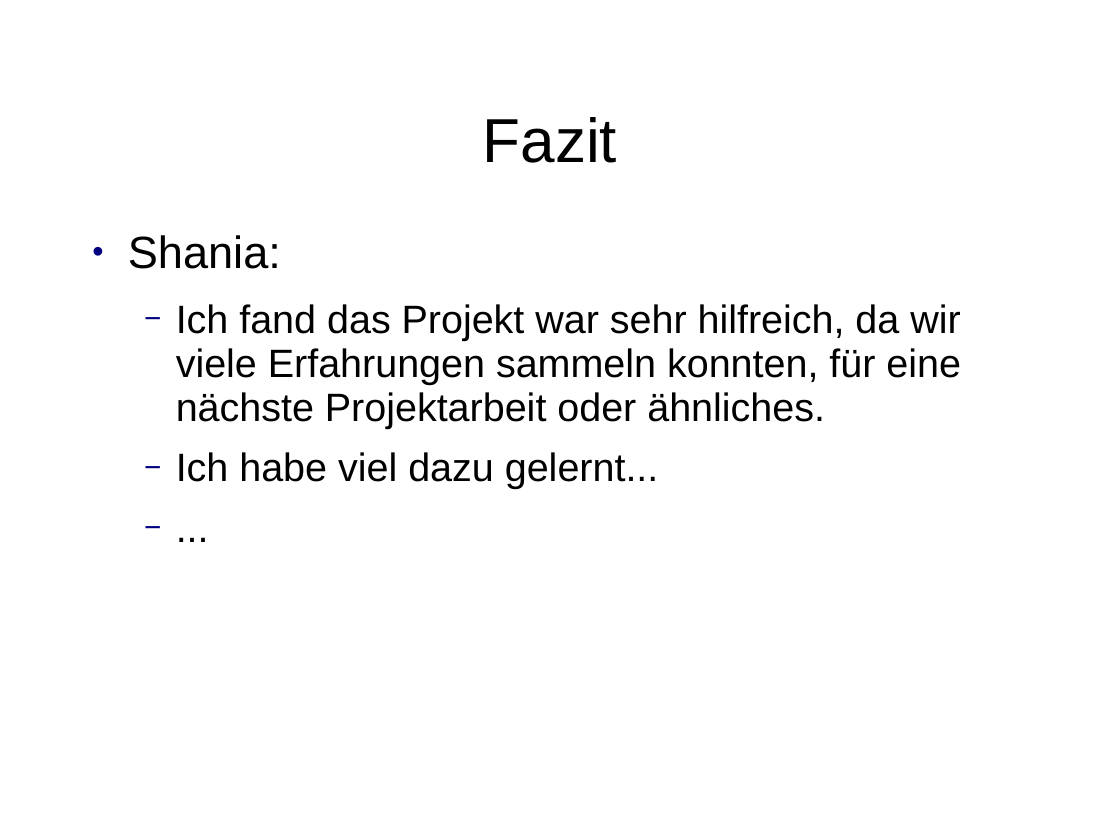
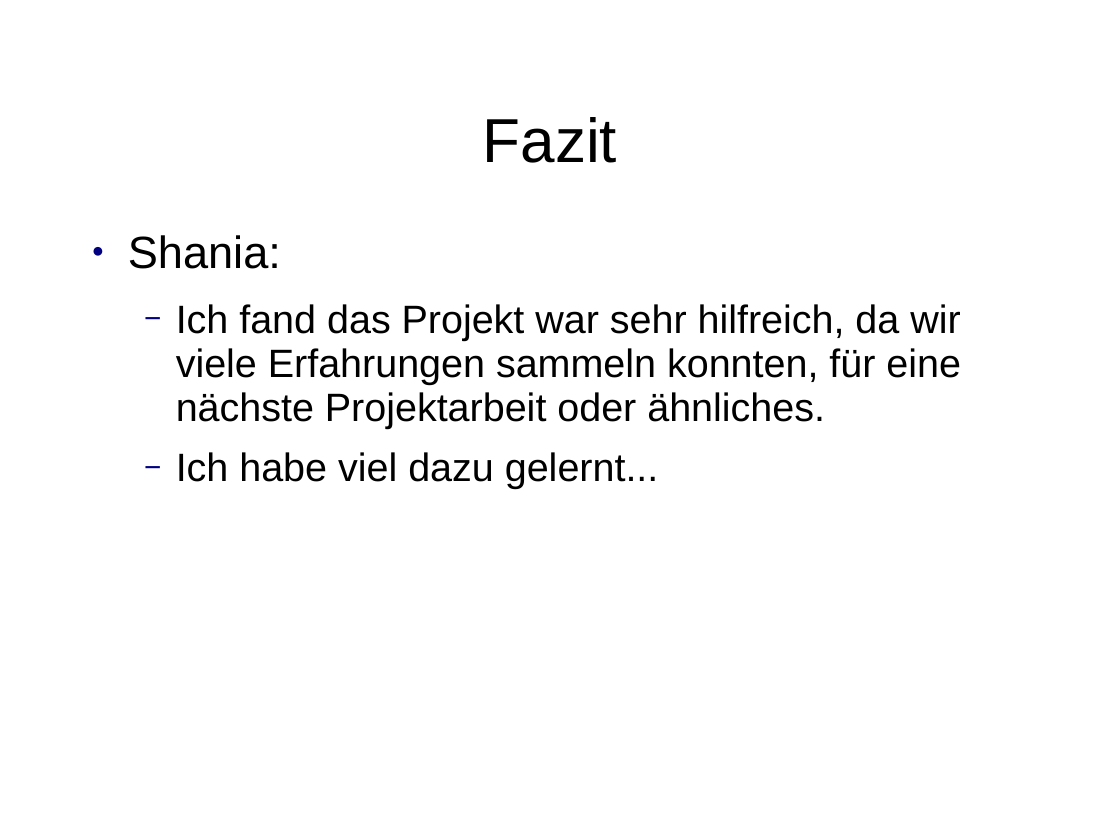
Before and after one commit to ShaniaAllhusen/Mittelstufenprojekt, a slide deck: slide 26 of Projekt-Präsentation.ppt. Drawn at 1120x840 pixels with LibreOffice and Linux fonts; fonts in the diff are those of the drawing. Boxes give left, top, right and bottom in pixels: in the first picture for what was removed or moved away, otherwise in the second. Text is boxed around its words. In the diff, an @@ line names an element or a change of style, - is before the commit and + after.

```diff
--- a/Projekt-Präsentation.ppt
+++ b/Projekt-Präsentation.ppt
@@ text at bbox=[128, 235, 961, 489]: paragraph removed @@
-  − ...
```
Also in this commit, not shown: 3 other slides changed.
